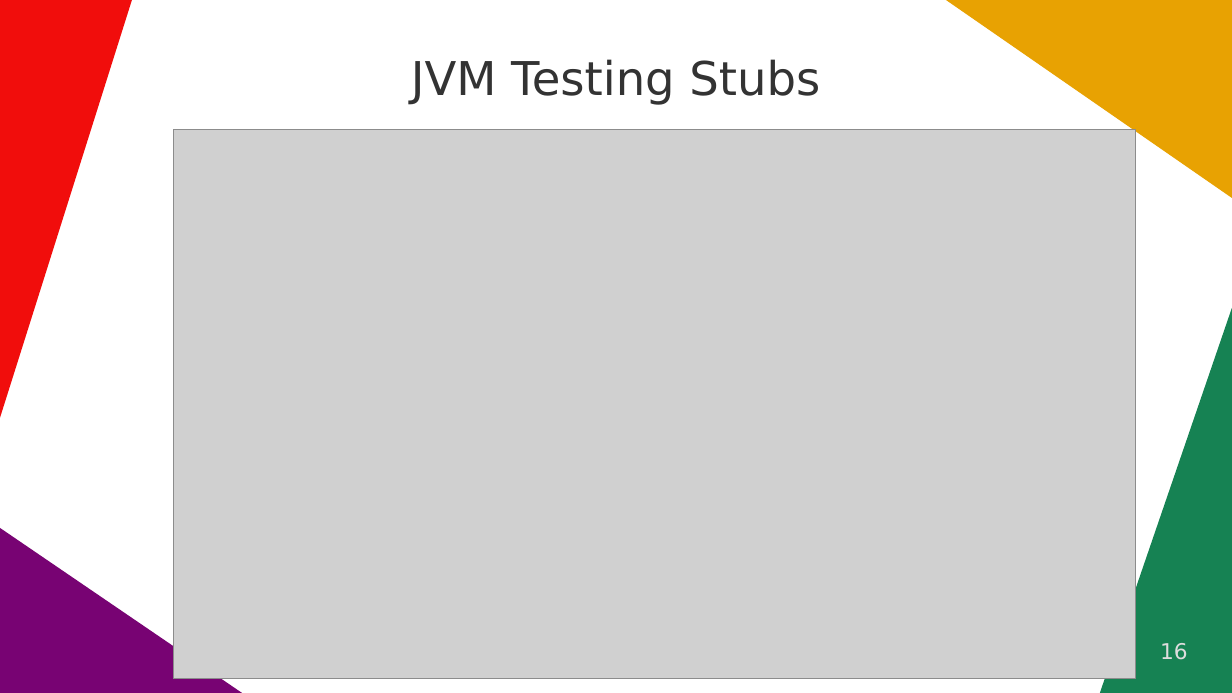
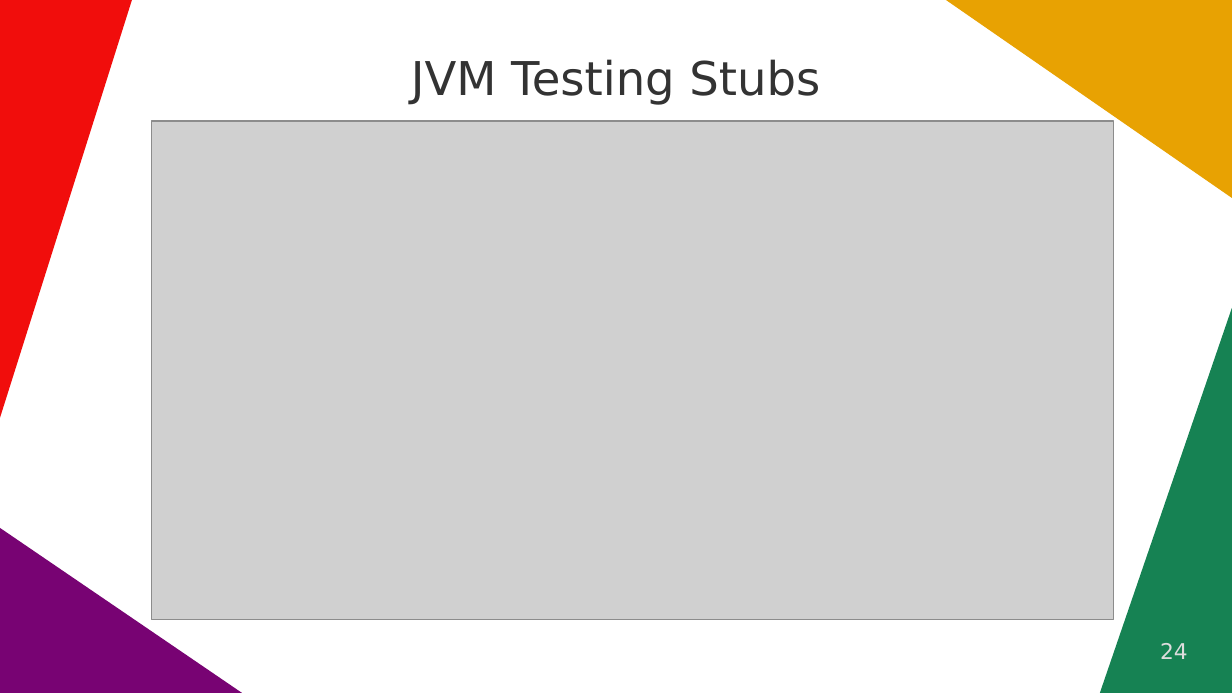
Before and after one commit to quoll/cljs-math, a slide deck: slide 24 of docs/ClojureDays2022.odp (slide 16 before the commit). Drawn at 1232x693 pixels with LibreOffice and Linux fonts; fonts in the diff are those of the drawing; grey boxes stand for pictures. Boxes give left, top, right and bottom in pixels: in the first picture for what was removed or moved away, otherwise in the second. Text is boxed around its words. In the diff, an @@ line names an element or a change of style, - is before the commit and + after.

```diff
--- a/docs/ClojureDays2022.odp
+++ b/docs/ClojureDays2022.odp
@@ picture: place and size @@
-picture at box(173, 130, 1136, 679)
+picture at box(152, 121, 1115, 619)
@@ page number at box(1160, 643, 1188, 659): text changed @@
-16
+24
```
Also in this commit, not shown: 3 other slides changed, 8 slides added.
